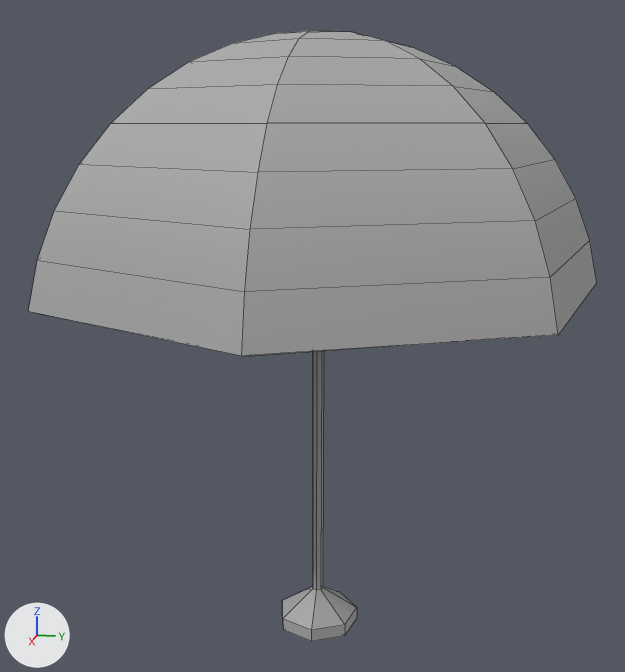
The FBX model Assets/Art/ObjectPrefabs/SunUmbrela.fbx: old version first, new version second.
Before and after are seen from a 50 mm camera at (-0.0342, -0.0161, 0.0198) aimed at (-0.0634, -0.0219, 0.0125). Arrows for +X, +Y and +Z are at lower left; the lights stay in place. Mesh edges are drawn as thin lines. Where no turn or scale is listed for an object, it has been applied to the vertices.
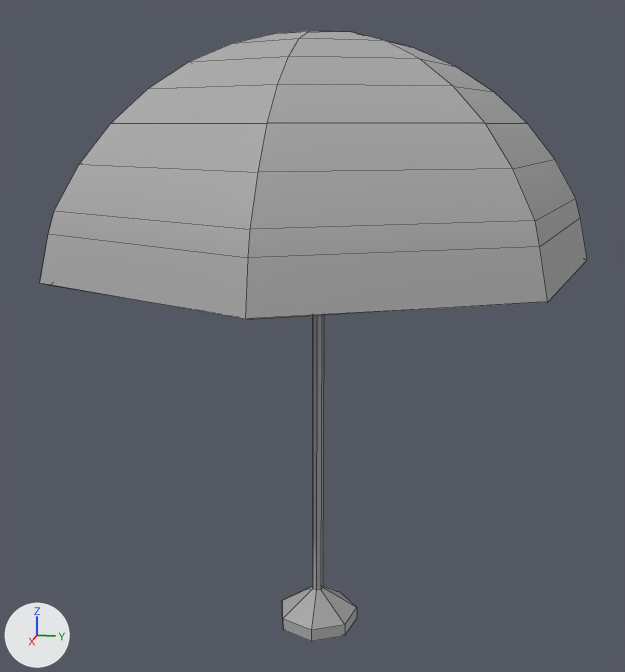
Boxes (x1, y1, x2, y2) around the edits, measured in the pictures (625 x 672 px; the box of a moved part takes in the faces that stretch with it):
'pSphere2', reshaped: before (29, 31, 597, 641); after (40, 31, 587, 641)
part 1 of me_mesh, moved or reshaped: before (29, 199, 597, 356); after (40, 199, 587, 319)

The edits, one by one:
me_mesh has 128 vertices, 133 faces and spans x -0.0094..0.0094, y -0.0096..0.0096, z -0.0108..0.0108.
me_mesh is used by ob_psphere2; location (-0.06325, -0.0218, 0.01192).
me_mesh part 1: all 28 vertices in x -0.0094..0.0094, y -0.0096..0.0096, z 0.0023..0.0039 are scaled about their middle by 0.959, then moved by (0.0, 0.0, 0.0008).
